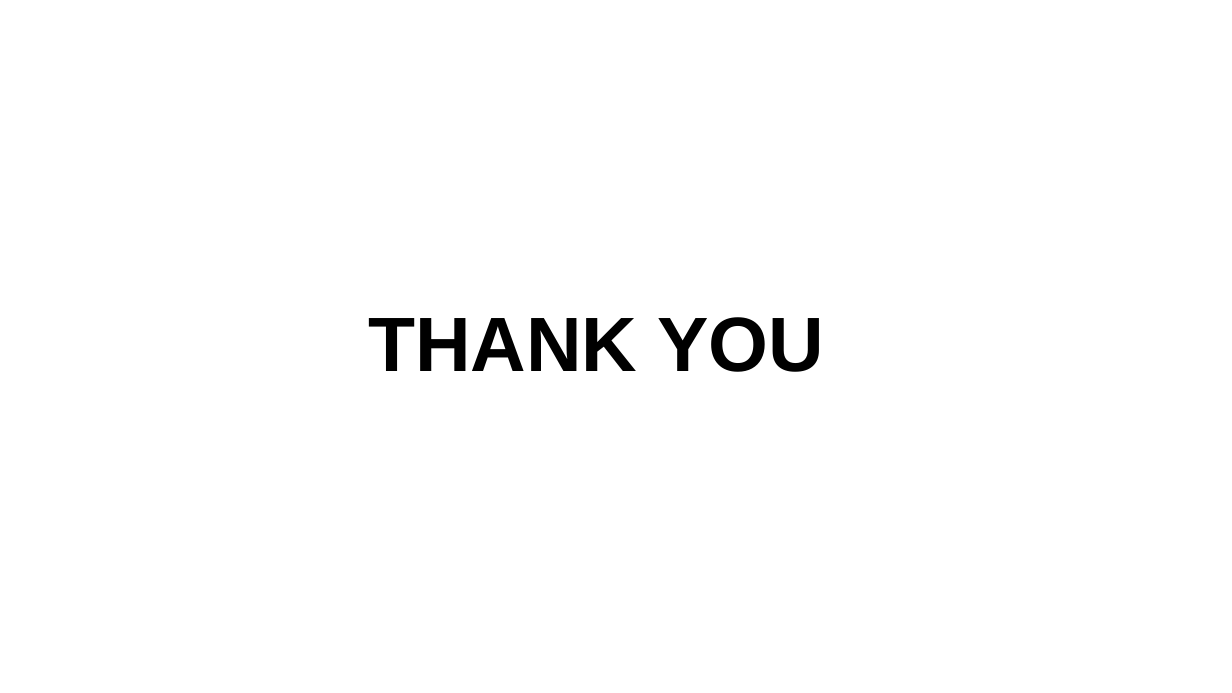
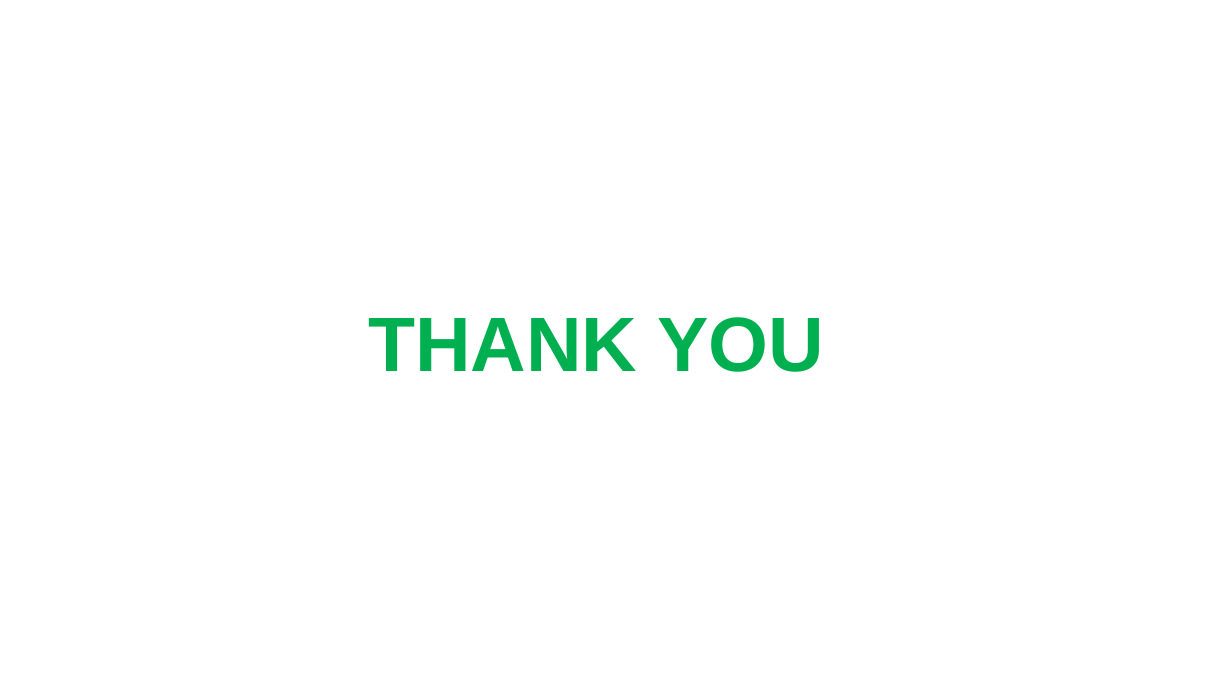
Before and after one commit to nayan082/Thesis-report-slide, a slide deck: slide 24 of 1507082.pptx (slide 23 before the commit). Drawn at 1232x693 pixels with LibreOffice and Linux fonts; fonts in the diff are those of the drawing; background and template pictures are left out. Boxes give left, top, right and bottom in pixels: in the first picture for what was removed or moved away, otherwise in the second. Text is boxed around its words. In the diff, an @@ line names an element or a change of style, - is before the commit and + after.

```diff
--- a/1507082.pptx
+++ b/1507082.pptx
@@ title "THANK YOU" at (x1=368, y1=317, x2=824, y2=372): text colour #000000 to #00B050 @@
```
Also in this commit, not shown: 15 other slides changed, 1 slide added, 2 other files.
